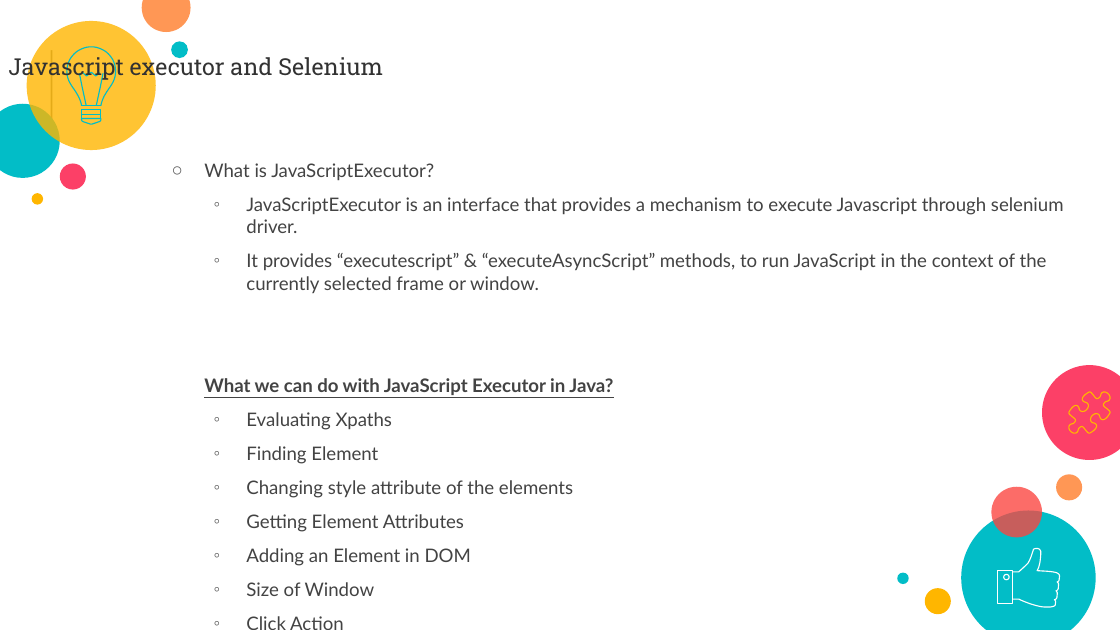
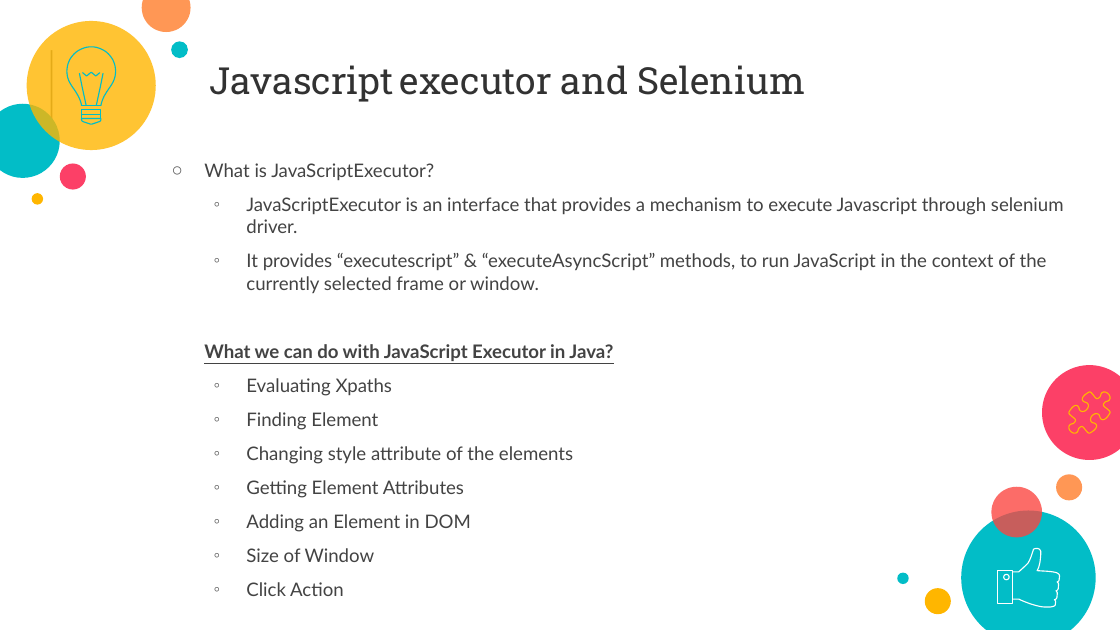
Before and after one commit to ashwinbalajiks/pragra-docs, a slide deck: slide 17 of Selenium/Pragra_Selenium_Draft_12Nov.pptx. Drawn at 1120x630 pixels with LibreOffice and Linux fonts; fonts in the diff are those of the drawing; background and template pictures are left out. Boxes give left, top, right and bottom in pixels: in the first picture for what was removed or moved away, otherwise in the second. Text is boxed around its words. In the diff, an @@ line names an element or a change of style, - is before the commit and + after.

```diff
--- a/Selenium/Pragra_Selenium_Draft_12Nov.pptx
+++ b/Selenium/Pragra_Selenium_Draft_12Nov.pptx
@@ title "Javascript executor and Selenium": place and size @@
-title "Javascript executor and Selenium" at [8,54,383,81]
+title "Javascript executor and Selenium" at [209,65,805,102]
@@ title "Javascript executor and Selenium" at [209,65,805,102]: size 20 to 32 pt @@
@@ text "What is JavaScriptExecutor?" rewrapped from [204,163,1064,596] to [204,163,1064,562] @@
```
Also in this commit, not shown: 6 other slides changed, 2 slides added, 2 slides removed.
